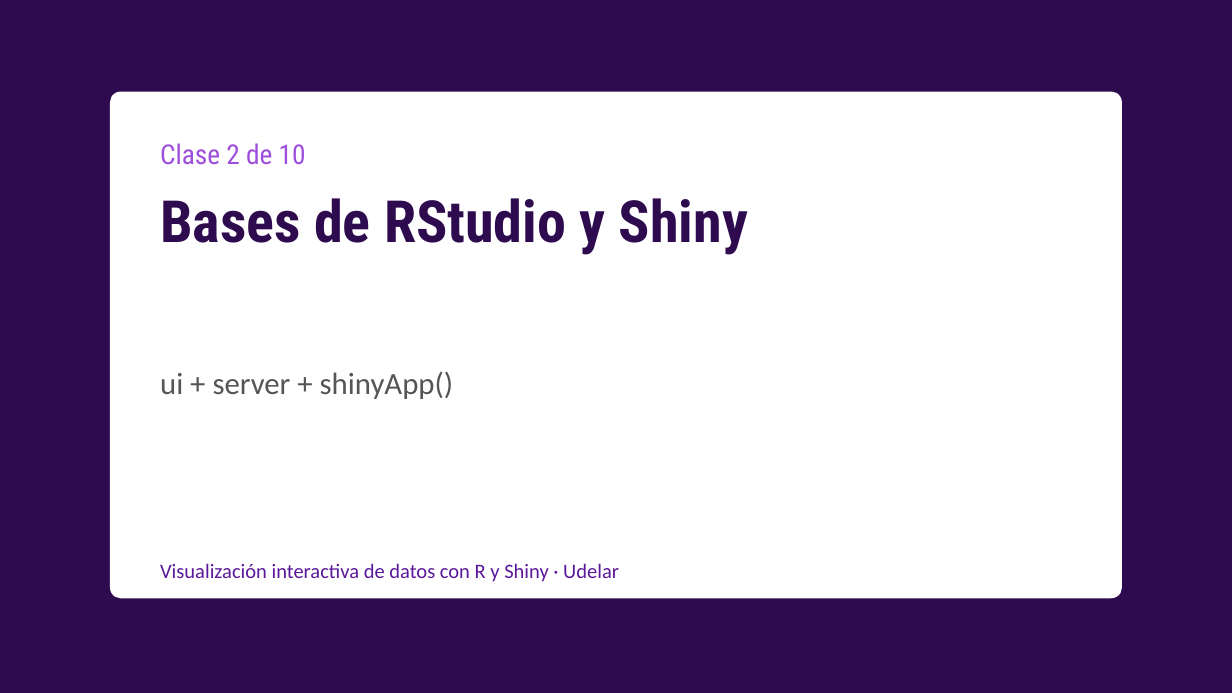
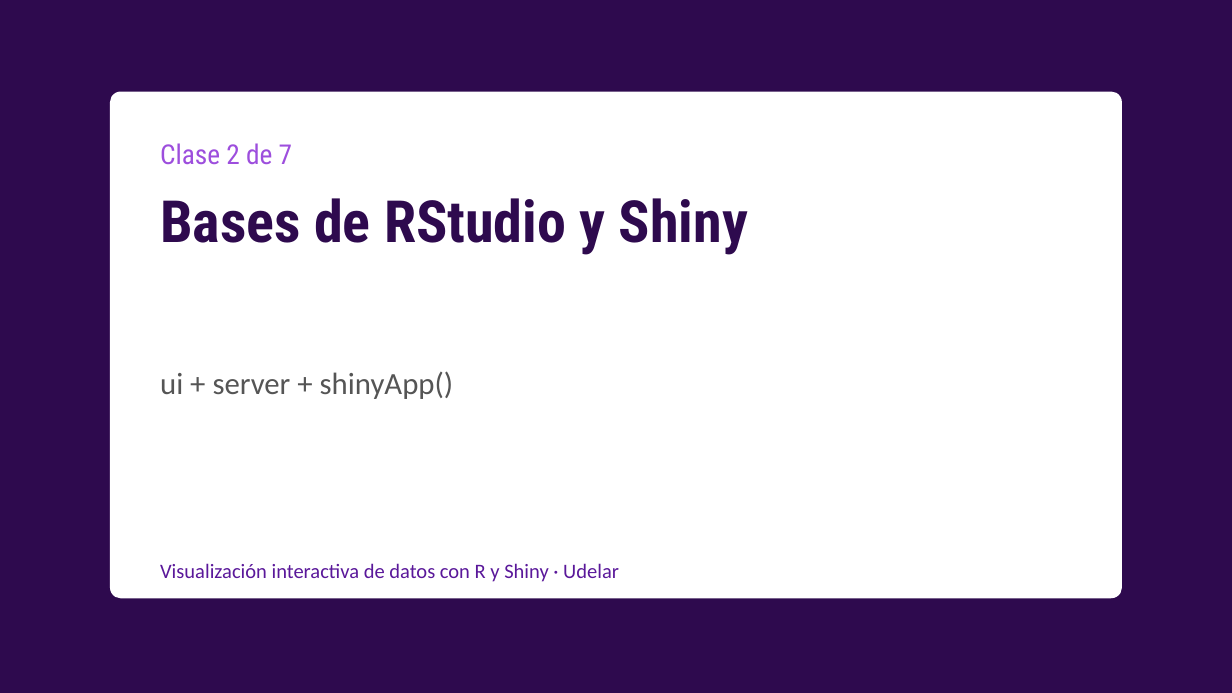
Before and after one commit to nahura99/visualizacion_datos_shiny, a slide deck: slide 1 of clase2/clase2.pptx. Drawn at 1232x693 pixels with LibreOffice and Linux fonts; fonts in the diff are those of the drawing. Boxes give left, top, right and bottom in pixels: in the first picture for what was removed or moved away, otherwise in the second. Text is boxed around its words. In the diff, an @@ line names an element or a change of style, - is before the commit and + after.

Commit message:
Reestructurar el curso en 7 clases y una Clase Extra
- Clase 1 junta la presentación y la nivelación de la vieja 1b. La app de la
  tabla pasa al estilo del curso y se suma primeros_pasos.R.
- Clase 7 junta estética y navegación con la app final y su publicación.
  Queda solo la app final, con datos/ y deploy.R.
- revisor_corpus pasa a ser la Clase Extra (clase_extra.pptx).
- Se borran clase1b, clase8 y los PDF viejos.
- README, datos/README.md y preparar_elecciones_2024.R con la nueva numeración.

```diff
--- a/clase2/clase2.pptx
+++ b/clase2/clase2.pptx
@@ text at bbox=[160, 143, 292, 165]: text changed @@
-Clase 2 de 10
+Clase 2 de 7
```
Also in this commit, not shown: 23 other files.
